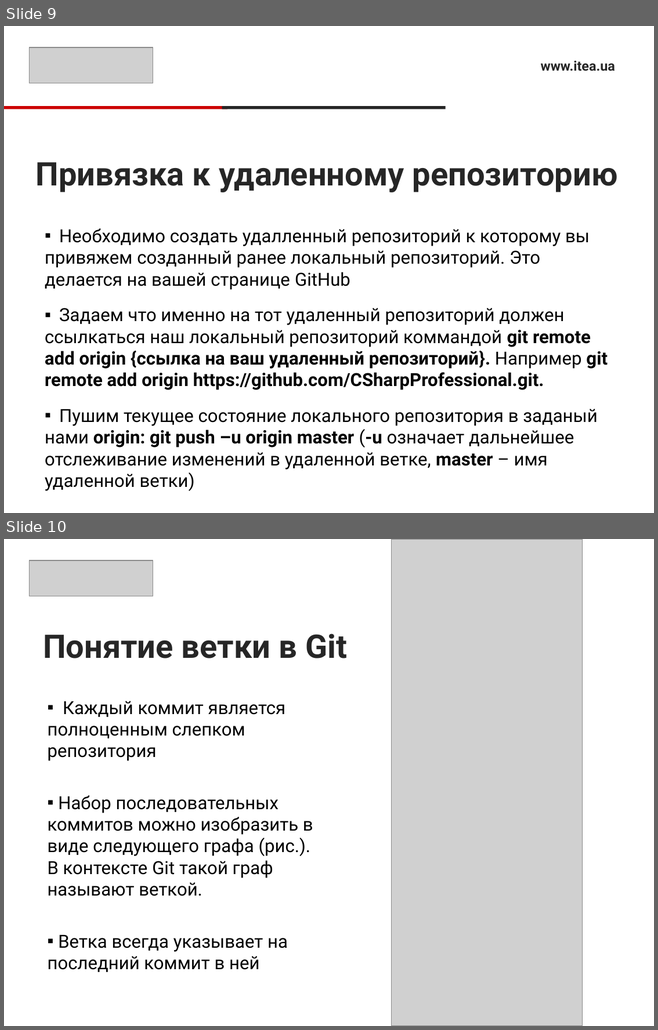
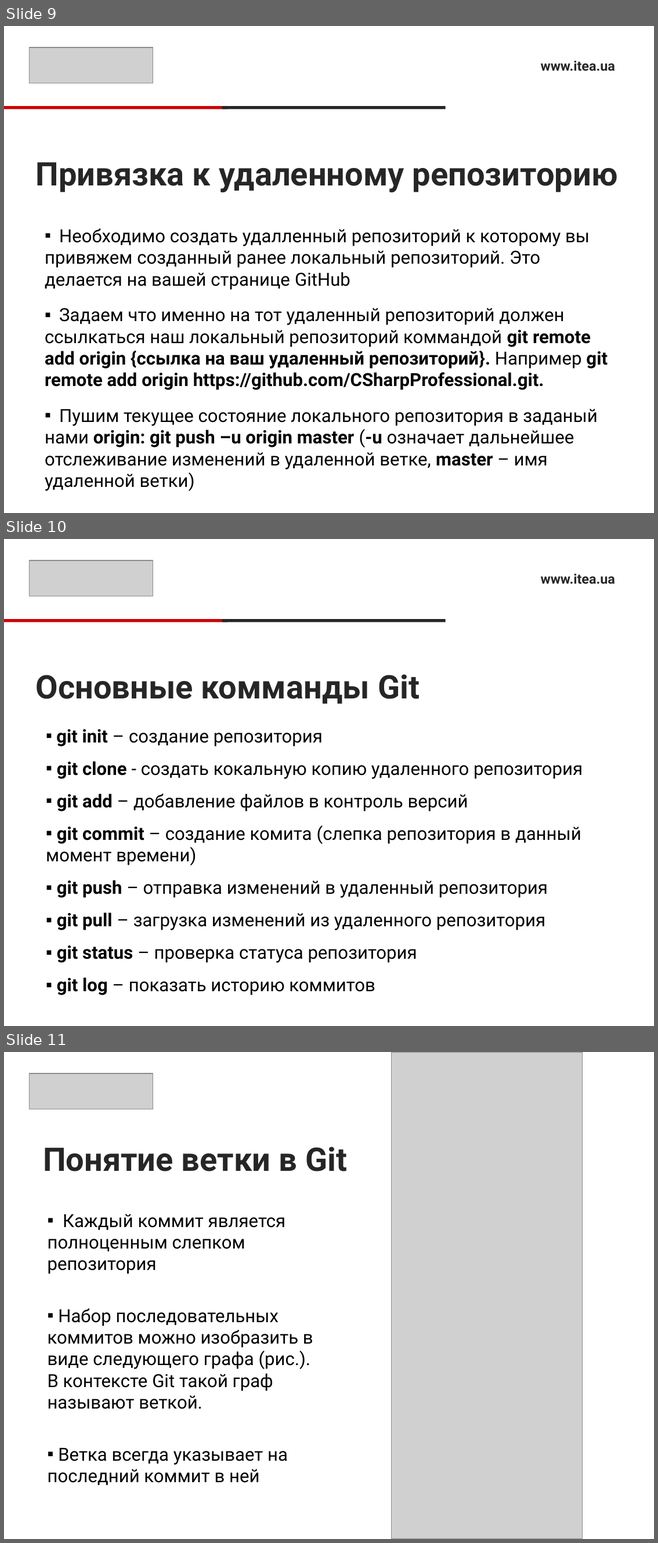
Before and after one commit to RusyaOne/CSharpAdvanced---19.01.2021, a slide deck: 3.VersionControl/VersionControl.pptx. Shown one above the other, each under a label of ours: slides 9 and 10 before the commit, slides 9, 10 and 11 after it. The pictures are 658x1030 and 658x1543 pixels, drawn with LibreOffice and Linux fonts; fonts in the diff are those of the drawing; grey boxes stand for pictures. Boxes give left, top, right and bottom in pixels: in the first picture for what was removed or moved away, otherwise in the second. Text is boxed around its words. In the diff, an @@ line names an element or a change of style, - is before the commit and + after.

```diff
--- a/3.VersionControl/VersionControl.pptx
+++ b/3.VersionControl/VersionControl.pptx
@@ slide 10 added at [4,539,654,1026], background #FFFFFF @@
@@ picture added at [30,560,152,596] @@
@@ text added at [540,574,615,584], 15 pt, text #262626, bold @@
+www.itea.ua
@@ rectangle added at [4,619,227,622], fill #CC0000 @@
@@ rectangle added at [221,619,445,622], fill #262626 @@
@@ title added at [36,674,419,704], 36 pt, text #262626, bold @@
+Основные комманды Git
@@ text added at [46,729,582,995], 20 pt, text #000000 @@
+▪ git init – создание репозитория
+▪ git clone - создать кокальную копию удаленного репозитория
+▪ git add – добавление файлов в контроль версий
+▪ git commit – создание комита (слепка репозитория в данный момент времени)
+▪ git push – отправка изменений в удаленный репозитория
+▪ git pull – загрузка изменений из удаленного репозитория
+▪ git status – проверка статуса репозитория
+▪ git log – показать историю коммитов
@@ what was slide 10 is now slide 11 @@
```
Also in this commit, not shown: 1 slide removed.
